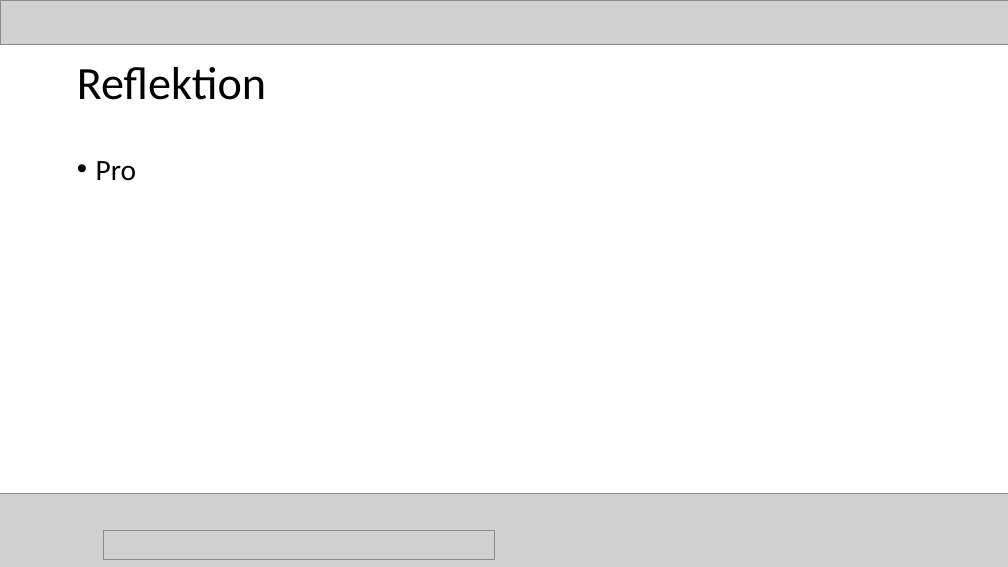
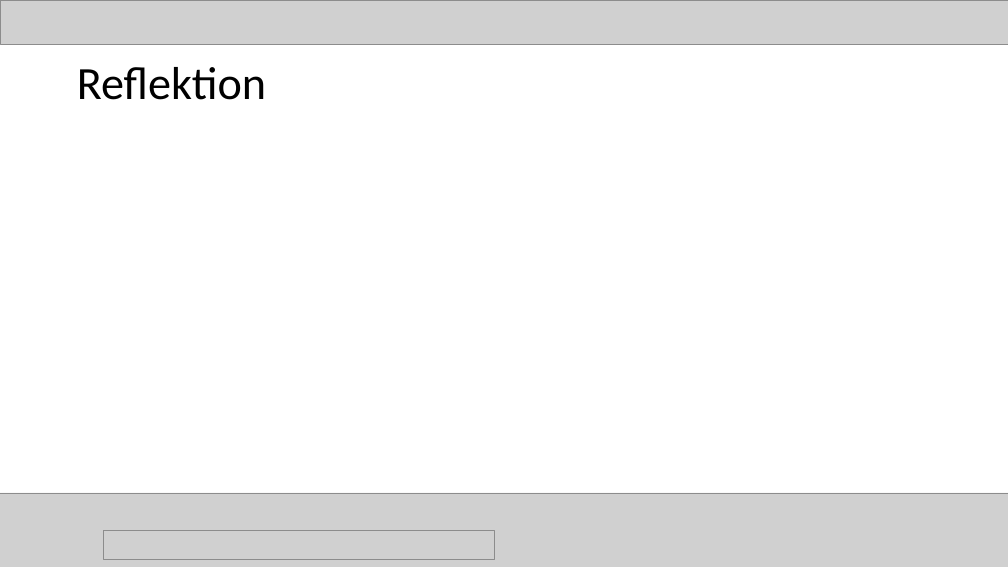
Before and after one commit to magharmi/StudentenFuerStudenten, a slide deck: slide 18 of Power Point/final.pptx. Drawn at 1008x567 pixels with LibreOffice and Linux fonts; fonts in the diff are those of the drawing; grey boxes stand for pictures. Boxes give left, top, right and bottom in pixels: in the first picture for what was removed or moved away, otherwise in the second. Text is boxed around its words. In the diff, an @@ line names an element or a change of style, - is before the commit and + after.

```diff
--- a/Power Point/final.pptx
+++ b/Power Point/final.pptx
@@ text removed at (x1=96, y1=161, x2=136, y2=181) @@
-• Pro
```
Also in this commit, not shown: 8 other slides changed.
